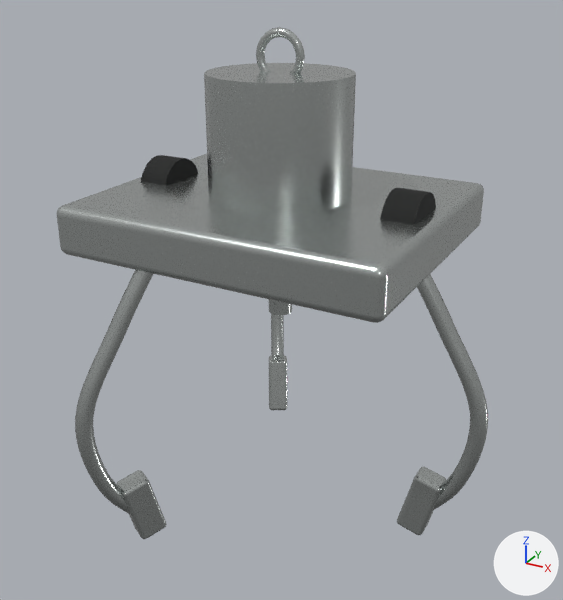
An edit to the glTF model public/models/reference/claw.glb, drawn before and after from the same camera.
The view is the same before and after, from a 50 mm camera at (1.029, -1.863, 0.677) aimed at (0.035, -0.056, -0.227). Arrows for +X, +Y and +Z are at lower right; the lights stay in place. The picture after the commit comes second. Where no turn or scale is listed for an object, it has been applied to the vertices. Vertices at exactly the same position are counted once.

In view in the first picture: 'CableAnchor', 'CarriagePlate', 'CarriageWheel', 'CarriageWheel.001', 'ClawTip', 'ClawTip.001', 'ClawTip.002', 'Prong_1', 'Prong_2', 'Solenoid' and 2 more.
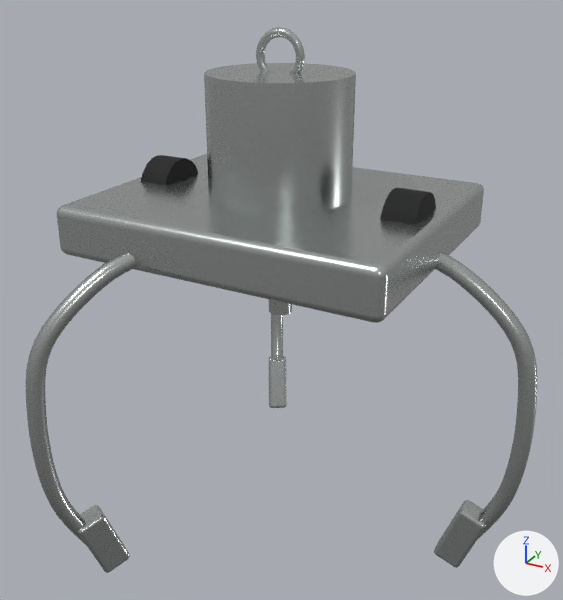
Changed parts and their boxes (x1, y1, x2, y2) in the pictures (563 x 600 px):
'Prong_2', reshaped: before (75, 270, 153, 514); after (26, 253, 135, 546)
'Prong_1', reshaped (43% wider, 22% taller): before (417, 274, 488, 510); after (435, 252, 537, 540)
'ClawTip.001', moved, turned: before (117, 470, 167, 539); after (78, 505, 130, 573)
'ClawTip', moved, turned: before (397, 467, 446, 535); after (434, 500, 486, 568)
'ClawTip.002', moved, turned: before (269, 355, 287, 410); after (269, 356, 287, 408)

The change, as a diff of the scene's bpy script:
```diff
--- a/public/models/reference/claw.glb.py
+++ b/public/models/reference/claw.glb.py
@@ me_mesh_10 @@
 # used by ob_prong_1; location = (0.38, 0.0, -0.02)
-me_mesh_10.from_pydata(...)  # 331 vertices, 640 faces; spans x -0.02..0.265, y -0.024..0.024, z -0.854..0.012
+me_mesh_10.from_pydata(...)  # 331 vertices, 640 faces; spans x -0.007..0.386, y -0.024..0.024, z -0.91..0.022
+# me_mesh_10 part 1: 328 of 331 vertices moved; they spanned x -0.02..0.265, y -0.024..0.024, z -0.854..0.012 and now span x -0.007..0.386, y -0.024..0.024, z -0.91..0.022; mean shift (0.118, 0.0, 0.028); largest move (0.147, 0.007, -0.292) -> (0.299, 0.007, -0.21)
 me_mesh_10.materials.append(mat_brushedchrome)
@@ me_mesh_13 @@
 # used by ob_prong_2; location = (-0.19, -0.329, -0.02)
-me_mesh_13.from_pydata(...)  # 331 vertices, 640 faces; spans x -0.145..0.023, y -0.234..0.021, z -0.854..0.012
+me_mesh_13.from_pydata(...)  # 331 vertices, 640 faces; spans x -0.205..0.021, y -0.338..0.014, z -0.91..0.022
+# me_mesh_13 part 2: 328 of 331 vertices moved; they spanned x -0.145..0.023, y -0.234..0.021, z -0.854..0.012 and now span x -0.205..0.019, y -0.338..0.014, z -0.91..0.022; mean shift (-0.059, -0.102, 0.028); largest move (-0.08, -0.124, -0.292) -> (-0.156, -0.256, -0.21)
 me_mesh_13.materials.append(mat_brushedchrome)
@@ ob_clawtip @@
 ob_clawtip.parent = ob_armhinge_1
-ob_clawtip.location = (0.1, 0.0, -0.79)
-ob_clawtip.rotation_euler = (0.0, 0.25, 0.0)  # degrees (0, 14, 0)
+ob_clawtip.location = (0.23, 0.0, -0.86)
+ob_clawtip.rotation_euler = (0.0, 0.35, 0.0)  # degrees (0, 20, 0)
@@ ob_clawtip_001 @@
 ob_clawtip_001.parent = ob_armhinge_2
-ob_clawtip_001.location = (0.1, 0.0, -0.79)
-ob_clawtip_001.rotation_euler = (0.0, 0.25, 0.0)  # degrees (0, 14, 0)
+ob_clawtip_001.location = (0.23, 0.0, -0.86)
+ob_clawtip_001.rotation_euler = (0.0, 0.35, 0.0)  # degrees (0, 20, 0)
@@ ob_clawtip_002 @@
 ob_clawtip_002.parent = ob_armhinge_3
-ob_clawtip_002.location = (0.1, 0.0, -0.79)
-ob_clawtip_002.rotation_euler = (0.0, 0.25, 0.0)  # degrees (0, 14, 0)
+ob_clawtip_002.location = (0.23, 0.0, -0.86)
+ob_clawtip_002.rotation_euler = (0.0, 0.35, 0.0)  # degrees (0, 20, 0)
```
